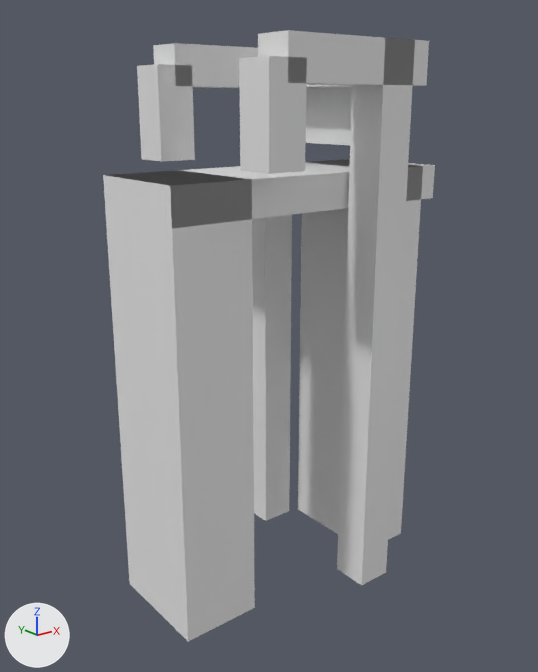
An edit to the glTF model models/groot-ammers/groot-ammers-brug-270e1d41/groot-ammers-brug-270e1d41.glb, drawn before and after from the same camera.
Before and after are seen from a 50 mm lens placed at (-11.18, -13.58, 1.66), pointed at (-0.26, 0.08, -3.8). Lighting does not change. The marker at lower left points along +X, +Y and +Z. The first picture is the older version.

The older version as bpy lines, for what is in view:
```python
ob_building_balans = bpy.data.objects.new('building:balans', me_balans)
ob_building_balans.location = (0.0, 0.0, 0.0)
ob_building_balans_2 = bpy.data.objects.new('building:balans 2', me_balans_2)
ob_building_balans_2.location = (0.0, 0.0, 0.0)
ob_building_contragewicht = bpy.data.objects.new('building:contragewicht', me_contragewicht)
ob_building_contragewicht.location = (0.0, 0.0, 0.0)
ob_building_hamei = bpy.data.objects.new('building:hamei', me_hamei)
ob_building_hamei.location = (0.0, 0.0, 0.0)
ob_building_hamei_2 = bpy.data.objects.new('building:hamei 2', me_hamei_2)
ob_building_hamei_2.location = (0.0, 0.0, 0.0)
ob_building_hangstang = bpy.data.objects.new('building:hangstang', me_hangstang)
ob_building_hangstang.location = (0.0, 0.0, 0.0)
ob_building_hangstang_2 = bpy.data.objects.new('building:hangstang 2', me_hangstang_2)
ob_building_hangstang_2.location = (0.0, 0.0, 0.0)
ob_building_portaal = bpy.data.objects.new('building:portaal', me_portaal)
ob_building_portaal.location = (0.0, 0.0, 0.0)
ob_road_landhoofd__aangenomen__2 = bpy.data.objects.new('road:landhoofd (aangenomen) 2', me_landhoofd__aangenomen__2)
ob_road_landhoofd__aangenomen__2.location = (0.0, 0.0, 0.0)
# also in view: 'road:landhoofd (aangenomen)' at (-2.86, -0.05, -4.91); 'road:dek' at (0.0, 0.0, -0.22)
```
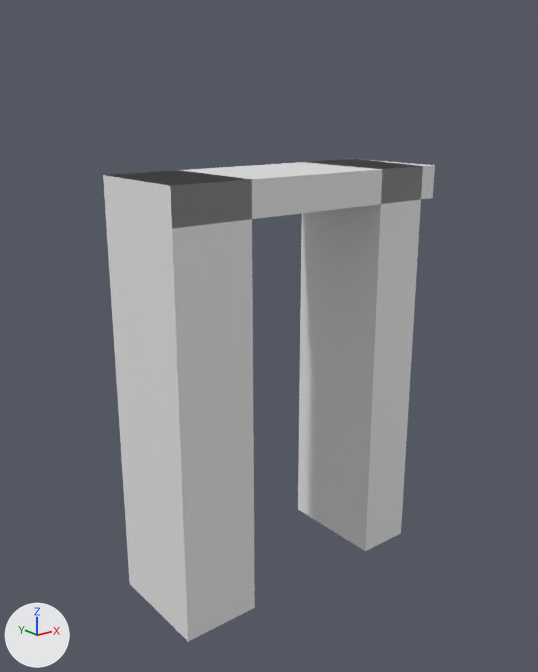
Pixel boxes [x1, y1, x2, y2] of what changed, in the pictures (538 x 672 px):
'building:hamei 2', deleted: before [337, 38, 415, 585]
'building:hamei', deleted: before [252, 215, 292, 521]
'building:hangstang 2', deleted: before [239, 56, 307, 174]
'building:balans 2', deleted: before [258, 30, 429, 86]
'building:hangstang', deleted: before [137, 64, 195, 162]
'building:balans', deleted: before [153, 43, 258, 88]
'building:contragewicht', deleted: before [306, 86, 352, 146]
'building:portaal', deleted (mostly hidden): before [306, 85, 352, 87]

Diff of the bpy script that builds the scene:
```diff
--- a/models/groot-ammers/groot-ammers-brug-270e1d41/groot-ammers-brug-270e1d41.glb.py
+++ b/models/groot-ammers/groot-ammers-brug-270e1d41/groot-ammers-brug-270e1d41.glb.py
@@ ob_building_hamei @@
-ob_building_hamei = bpy.data.objects.new('building:hamei', me_hamei)
-ob_building_hamei.location = (0.0, 0.0, 0.0)
@@ ob_building_hamei_2 @@
-ob_building_hamei_2 = bpy.data.objects.new('building:hamei 2', me_hamei_2)
-ob_building_hamei_2.location = (0.0, 0.0, 0.0)
@@ ob_building_portaal @@
-ob_building_portaal = bpy.data.objects.new('building:portaal', me_portaal)
-ob_building_portaal.location = (0.0, 0.0, 0.0)
@@ ob_building_balans @@
-ob_building_balans = bpy.data.objects.new('building:balans', me_balans)
-ob_building_balans.location = (0.0, 0.0, 0.0)
@@ ob_building_hangstang @@
-ob_building_hangstang = bpy.data.objects.new('building:hangstang', me_hangstang)
-ob_building_hangstang.location = (0.0, 0.0, 0.0)
@@ ob_building_balans_2 @@
-ob_building_balans_2 = bpy.data.objects.new('building:balans 2', me_balans_2)
-ob_building_balans_2.location = (0.0, 0.0, 0.0)
@@ ob_building_hangstang_2 @@
-ob_building_hangstang_2 = bpy.data.objects.new('building:hangstang 2', me_hangstang_2)
-ob_building_hangstang_2.location = (0.0, 0.0, 0.0)
@@ ob_building_contragewicht @@
-ob_building_contragewicht = bpy.data.objects.new('building:contragewicht', me_contragewicht)
-ob_building_contragewicht.location = (0.0, 0.0, 0.0)
```
